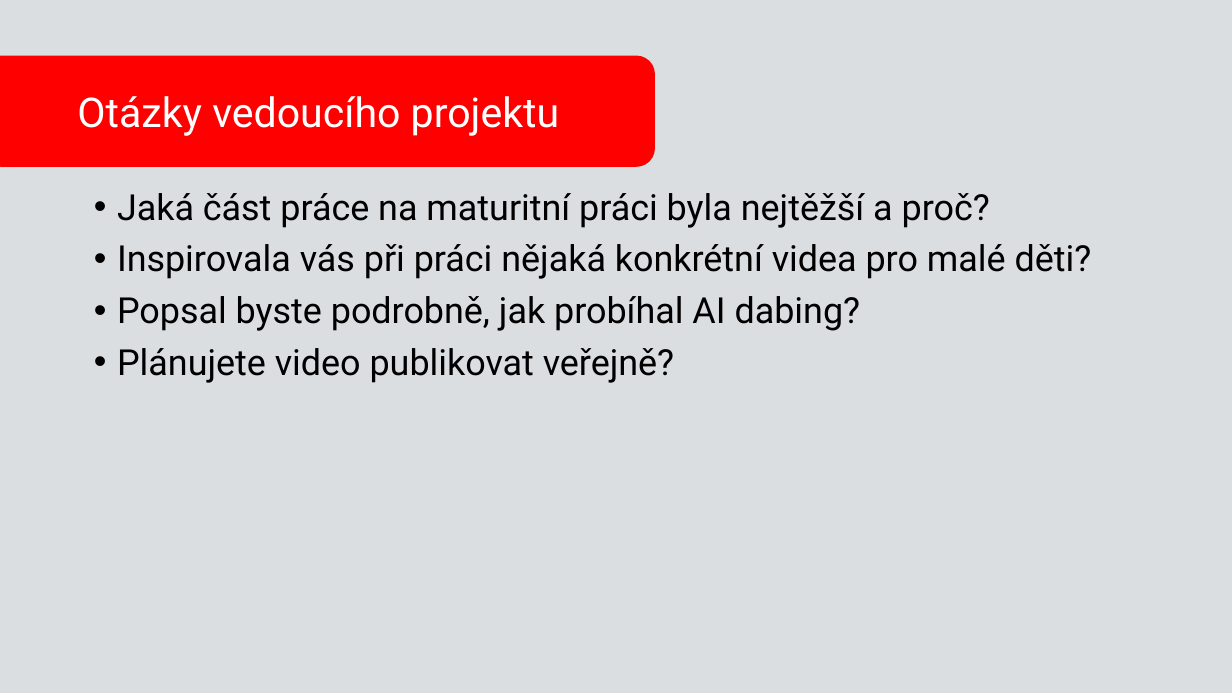
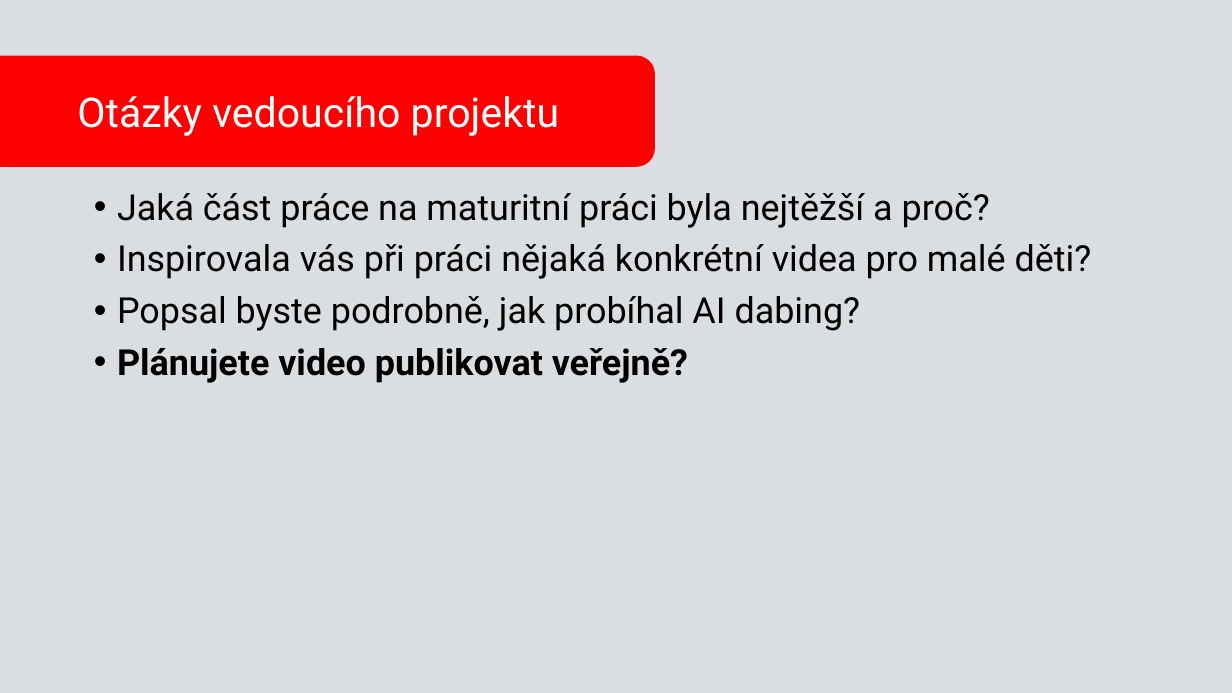
Before and after one commit to simonvystrcil/Maturitn--projekt, a slide deck: slide 10 of Prezentace_karkulka.odp. Drawn at 1232x693 pixels with LibreOffice and Linux fonts; fonts in the diff are those of the drawing. Boxes give left, top, right and bottom in pixels: in the first picture for what was removed or moved away, otherwise in the second. Text is boxed around its words. In the diff, an @@ line names an element or a change of style, - is before the commit and + after.

```diff
--- a/Prezentace_karkulka.odp
+++ b/Prezentace_karkulka.odp
@@ text at <box>117,348,688,383</box>: bold on in "Plánujete video publikovat veřejně?" @@
```
Also in this commit, not shown: 16 other slides changed, 1 slide added.
